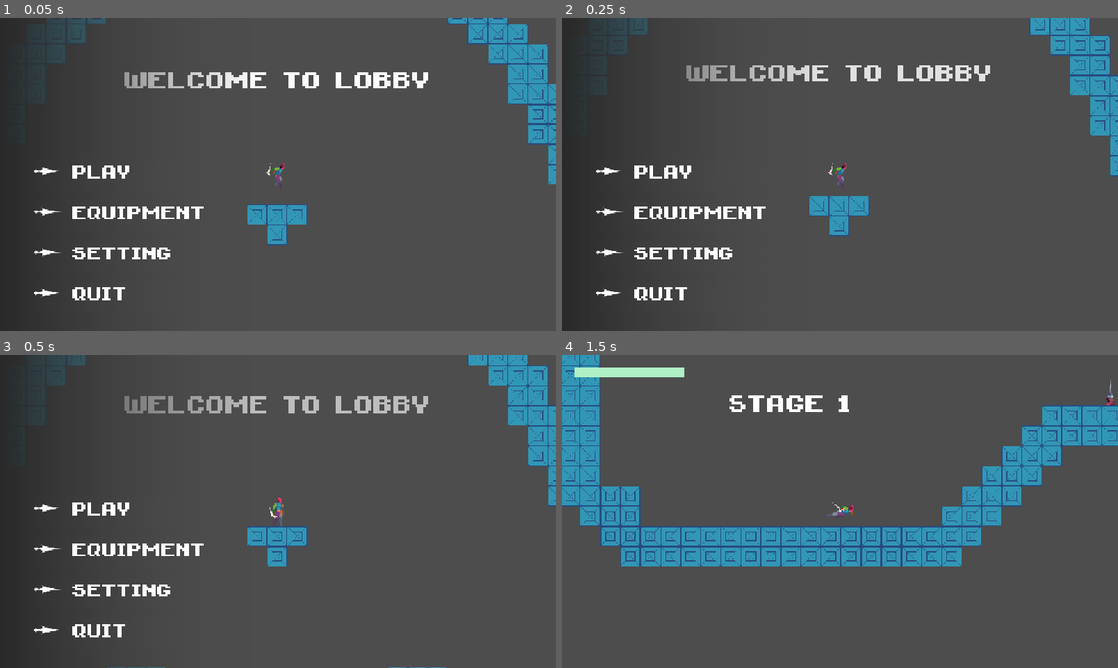
Above: before the commit, frames 1-4 (two rows, left to right).
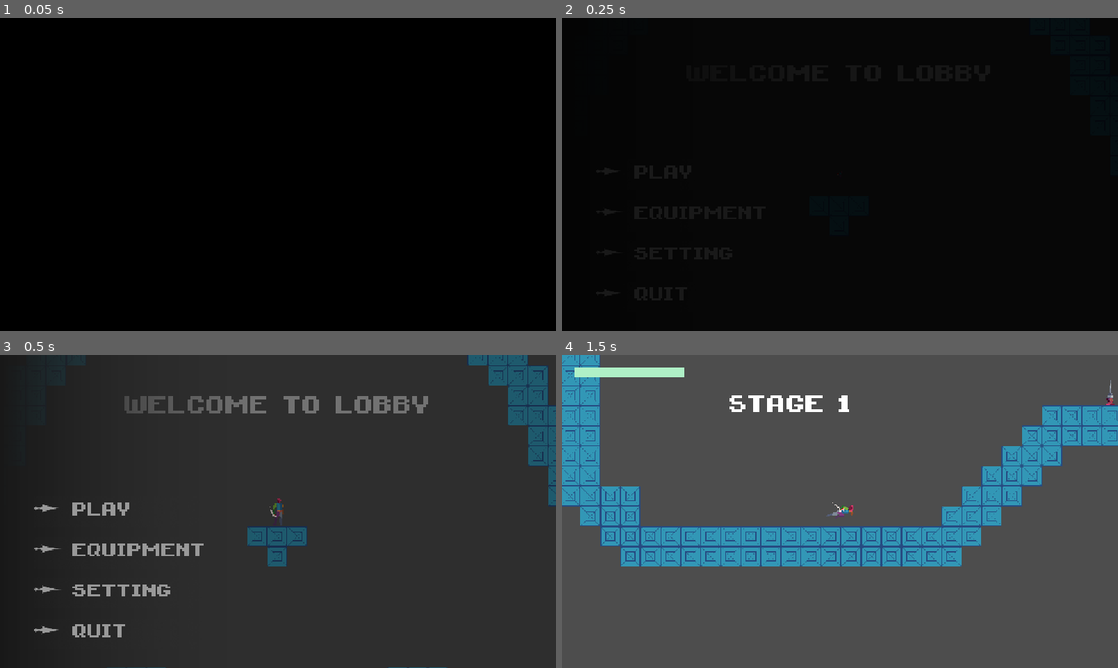
Above: after the commit, the same moments.

Repository: jbradlim08/MindBlade
Game: Godot game, scene res://scene/game/main_menu.tscn
Same seed, same stepped clock (60 frames per second), same inputs: the game is played once before the commit and once after it.
Inputs (mouse positions are in pixels of both pictures, inside the frame that each line leads up to):
- Up to frame 1 (0.05 s): no input
- Up to frame 2 (0.25 s): no input
- Up to frame 3 (0.5 s): no input
- Up to frame 4 (1.5 s): click (684, 511) at 0.5 s; tap Enter at 1.25 s; move the mouse to (962, 495) at 1.27 s; hold D (right) from 1.28 s (still down); tap Space (dash) at 1.35 s; click (962, 495) at 1.42 s

The runs differ from the first frame. In frame 1, 100% of the frame differs, in the area x 0-100%, y 0-100%; in frame 2, 100%; in frame 3, 85%; in frame 4, nothing differs.

Commit message:
Add fade out in main menu scene like level scene

Diff:
--- a/script/level.gd
+++ b/script/level.gd
@@ -9,11 +9,9 @@
 		 Constants.PLAYER_BODY_GROUP
 	)
 	SceneManager.set_checkpoint_pos(DataManager.get_level_start_pos(1))
-
-	fade_in()
-
 	player_ref.set_process_unhandled_input(true)
 	player_ref.set_process_input(true)
+	fade_in()
 
 func fade_in() -> void:
 	var layer := CanvasLayer.new()
--- a/script/main_menu.gd
+++ b/script/main_menu.gd
@@ -5,14 +5,37 @@
 
 # Called when the node enters the scene tree for the first time.
 func _ready() -> void:
+	SignalManager.on_player_crit.connect(freeze_game)
 	player_ref = get_tree().get_first_node_in_group(
 		 Constants.PLAYER_BODY_GROUP
 	)
+	player_ref.global_position = DataManager.get_level_start_pos(0)
 	player_ref.set_process_unhandled_input(false)
 	player_ref.set_process_input(false)
-	player_ref.global_position = DataManager.get_level_start_pos(0)
-	SignalManager.on_player_crit.connect(freeze_game)
+	fade_in()
 
+func fade_in() -> void:
+	var layer := CanvasLayer.new()
+	layer.layer = 100
+	add_child(layer)
+
+	# add new Black color ColorRect Node
+	var fade_rect := ColorRect.new()
+	fade_rect.color = Color.BLACK
+	fade_rect.set_anchors_preset(Control.PRESET_FULL_RECT)
+	fade_rect.mouse_filter = Control.MOUSE_FILTER_IGNORE
+	layer.add_child(fade_rect)
+
+	await get_tree().create_timer(0.2).timeout   # time to land
+
+	# zoom in and fade in together
+	player_ref.entrance()
+	var tween := create_tween()
+	tween.tween_property(fade_rect, "color:a", 0.0, 0.5)
+	await tween.finished
+
+	player_ref.can_get_input = true
+	layer.queue_free()
 
 func freeze_game() -> void:
 	print('game freeze')
